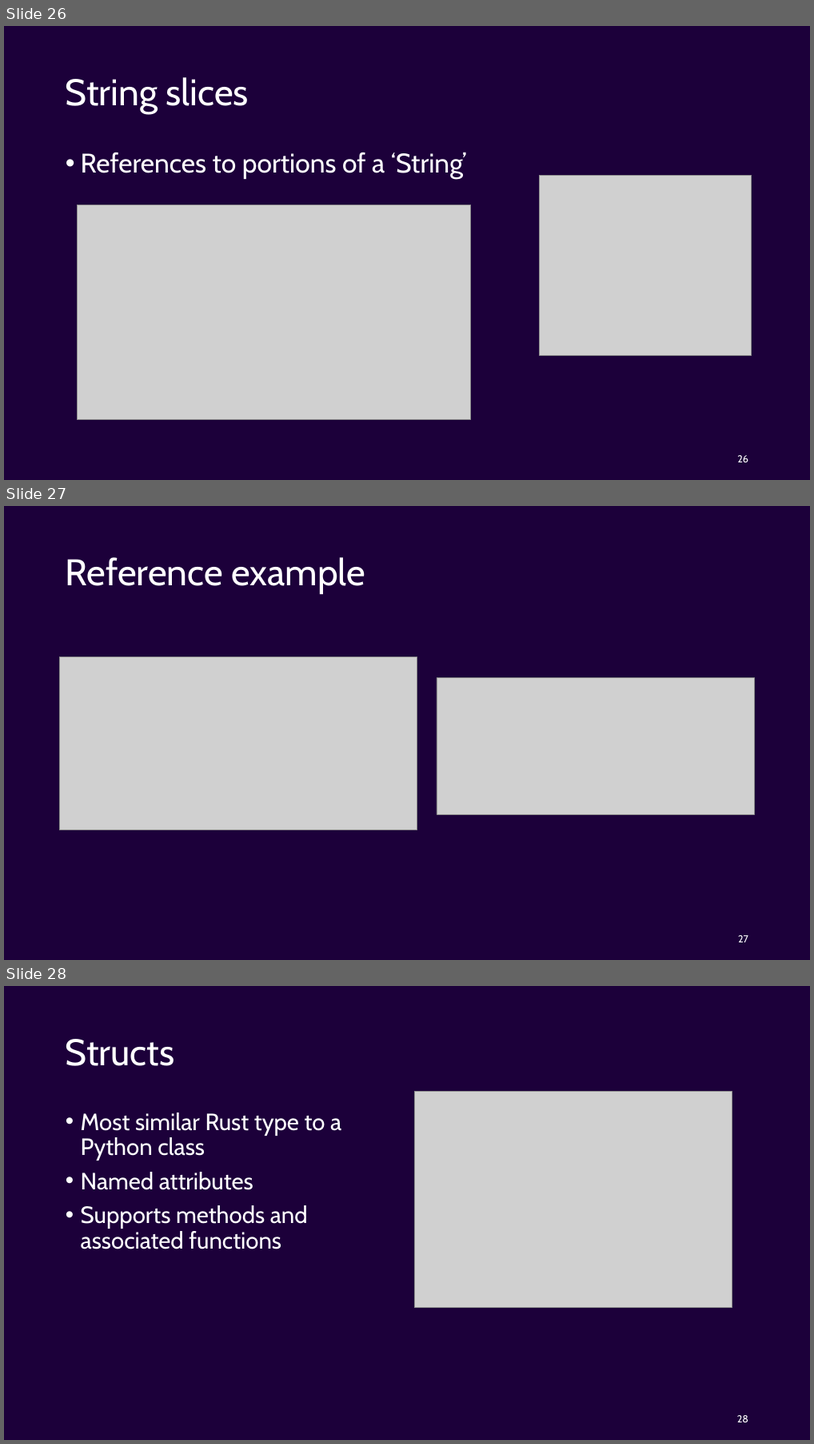
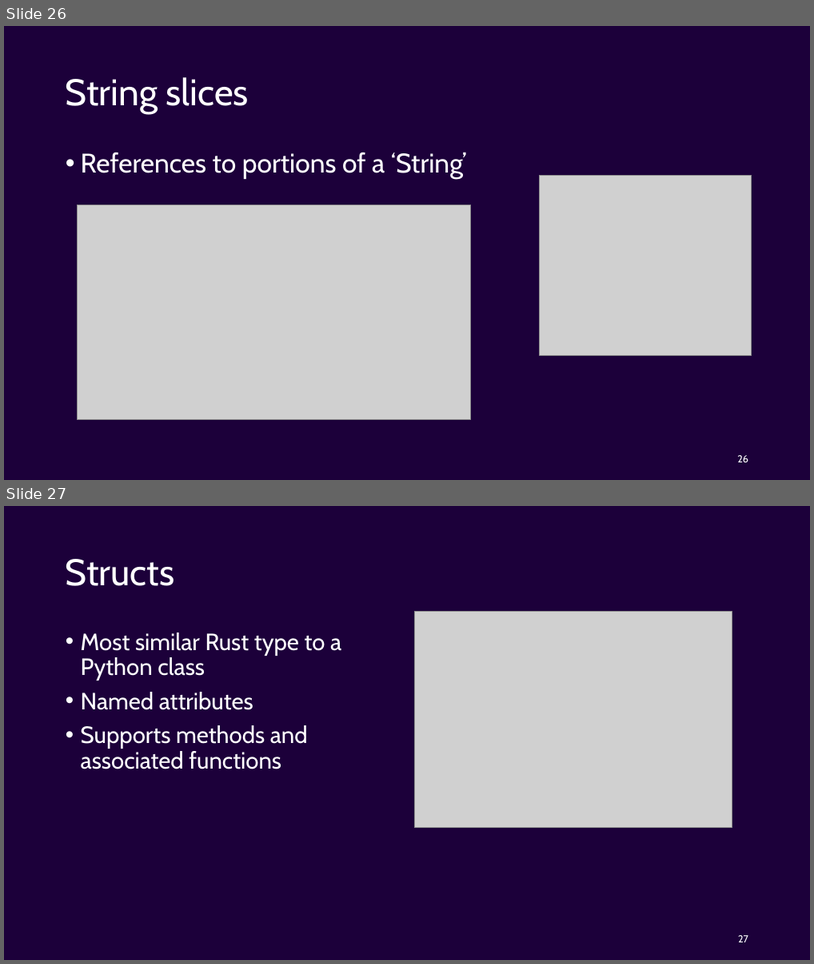
Before and after one commit to Ordina-Group/pythoneers-rust-workshop, a slide deck: Rust.pptx. Shown one above the other, each under a label of ours: slides 26, 27 and 28 before the commit, slides 26 and 27 after it. The pictures are 814x1444 and 814x964 pixels, drawn with LibreOffice and Linux fonts; fonts in the diff are those of the drawing; grey boxes stand for pictures. Boxes give left, top, right and bottom in pixels: in the first picture for what was removed or moved away, otherwise in the second. Text is boxed around its words. In the diff, an @@ line names an element or a change of style, - is before the commit and + after.

Commit message:
removed slide 27

```diff
--- a/Rust.pptx
+++ b/Rust.pptx
@@ slide 27 removed at <box>4,506,810,960</box>, background #1C003A @@
@@ title removed at <box>66,557,366,594</box> @@
-Reference example
@@ picture removed at <box>60,656,417,830</box> @@
@@ picture removed at <box>437,678,755,814</box> @@
@@ page number removed at <box>738,935,749,942</box> @@
-27
@@ what was slide 28 is now slide 27 @@
@@ page number at <box>738,935,749,942</box>: text changed @@
-28
+27
```
